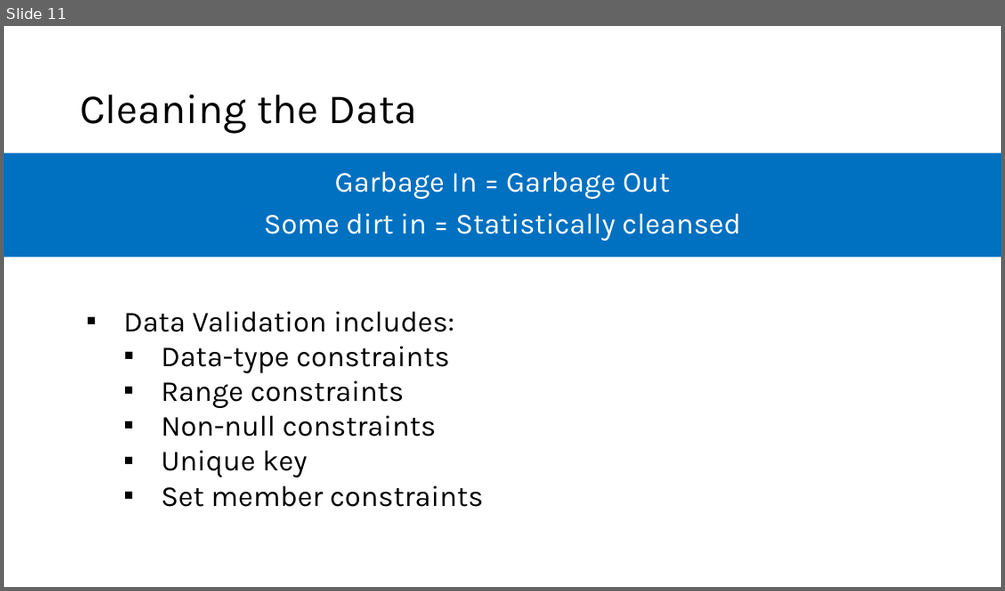
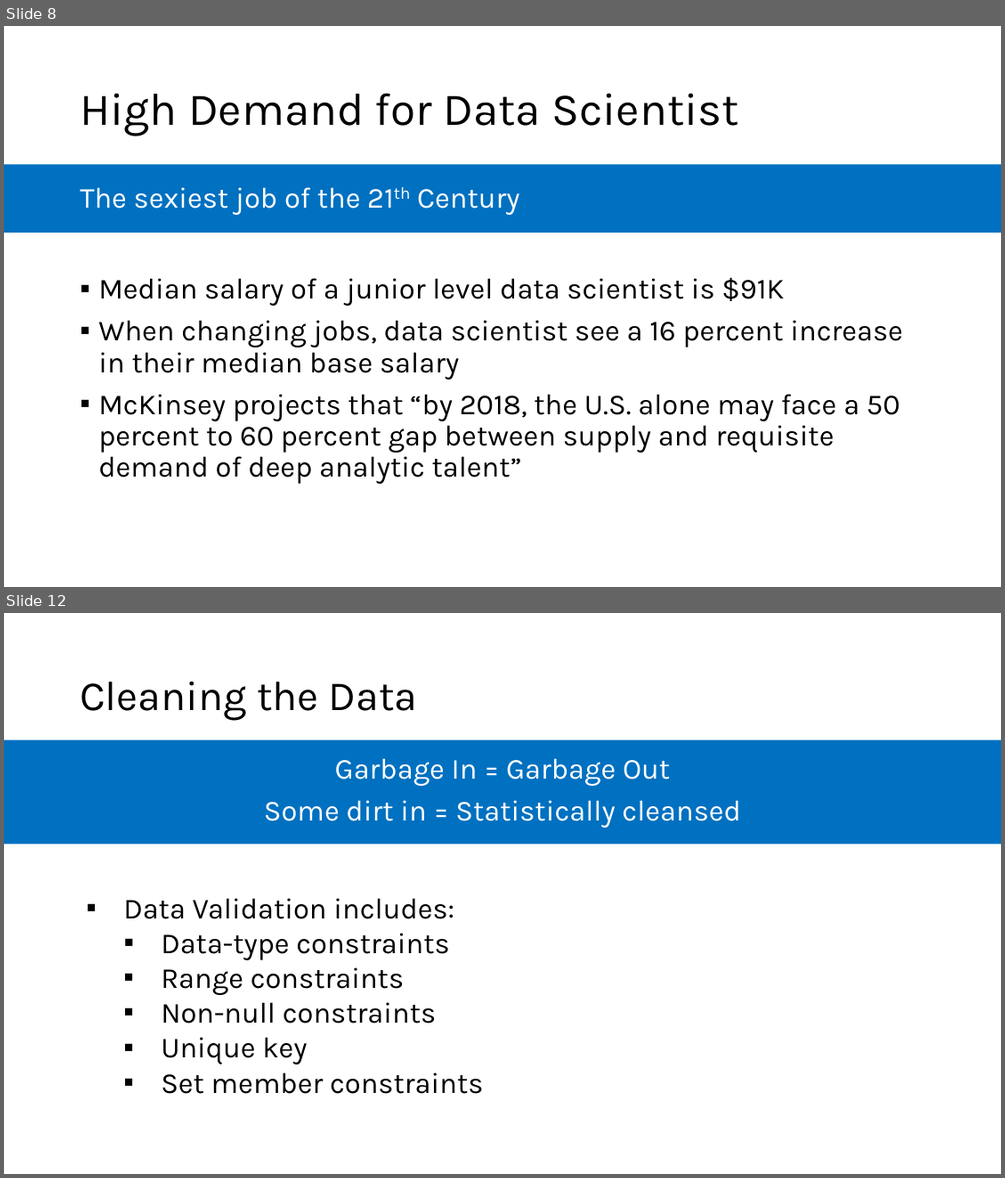
Before and after one commit to microsoft/AcademicContent, a slide deck: Instructor-Led/Module5/Lessons/Module5_Lesson1 Data Science and Machine Learning Overview.pptx. Shown one above the other, each under a label of ours: slide 11 before the commit, slides 8 and 12 after it; the slides between them are not shown. The pictures are 1005x591 and 1005x1178 pixels, drawn with LibreOffice and Linux fonts; fonts in the diff are those of the drawing. Boxes give left, top, right and bottom in pixels: in the first picture for what was removed or moved away, otherwise in the second. Text is boxed around its words. In the diff, an @@ line names an element or a change of style, - is before the commit and + after.

```diff
--- a/Instructor-Led/Module5/Lessons/Module5_Lesson1 Data Science and Machine Learning Overview.pptx
+++ b/Instructor-Led/Module5/Lessons/Module5_Lesson1 Data Science and Machine Learning Overview.pptx
@@ slide 8 added at <box>4,26,1001,587</box>, background #FFFFFF @@
@@ title added at <box>80,93,739,135</box>, 44 pt, text #000000 @@
+High Demand for Data Scientist
@@ rectangle added at <box>4,164,1001,232</box>, fill #0070C0 @@
@@ text added at <box>80,187,519,215</box>, 28 pt, text #FFFFFF @@
+The sexiest job of the 21th Century
@@ text added at <box>98,277,903,483</box>, 28 pt, text #000000 @@
+▪ Median salary of a junior level data scientist is $91K
+▪ When changing jobs, data scientist see a 16 percent increase in their median base salary
+▪ McKinsey projects that “by 2018, the U.S. alone may face a 50 percent to 60 percent gap between supply and requisite demand of deep analytic talent”
@@ what was slide 11 is now slide 12 @@
```
Also in this commit, not shown: 3 slides changed, 3 other slides added, 2 slides removed, 11 other files.
